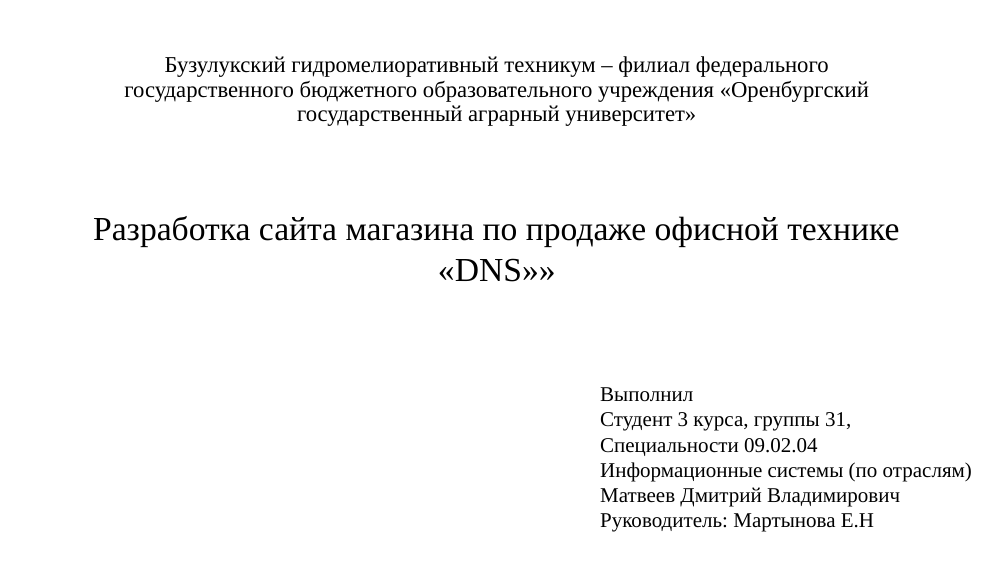
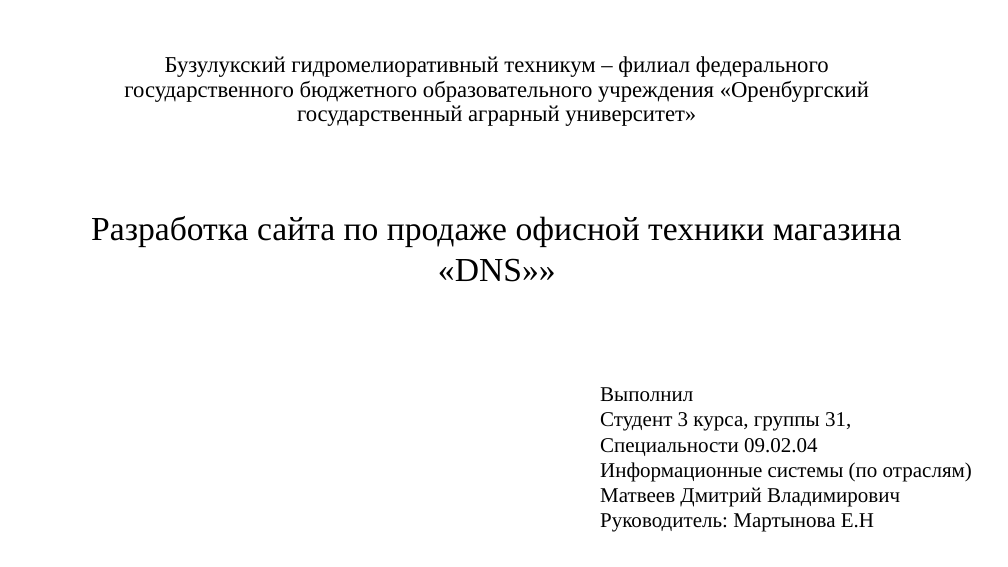
Before and after one commit to dimamatrusmat/JavaName, a slide deck: slide 1 of IToUp/Курсовая.pptx. Drawn at 1008x567 pixels with LibreOffice and Linux fonts; fonts in the diff are those of the drawing. Boxes give left, top, right and bottom in pixels: in the first picture for what was removed or moved away, otherwise in the second. Text is boxed around its words. In the diff, an @@ line names an element or a change of style, - is before the commit and + after.

```diff
--- a/IToUp/Курсовая.pptx
+++ b/IToUp/Курсовая.pptx
@@ text at [91, 216, 902, 282]: text changed @@
-Разработка сайта магазина по продаже офисной технике «DNS»»
+Разработка сайта по продаже офисной техники магазина «DNS»»
```
Also in this commit, not shown: 4 other files.
